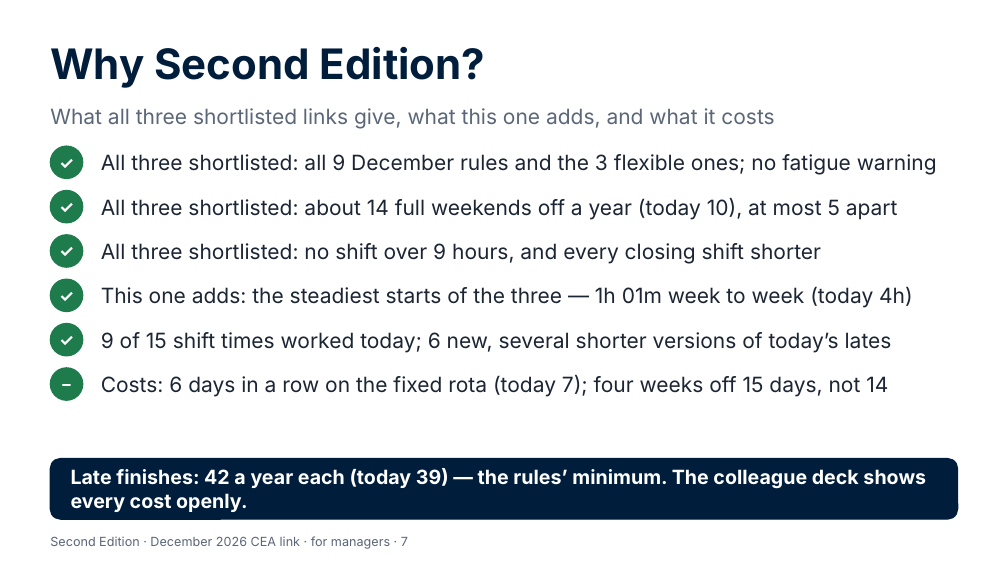
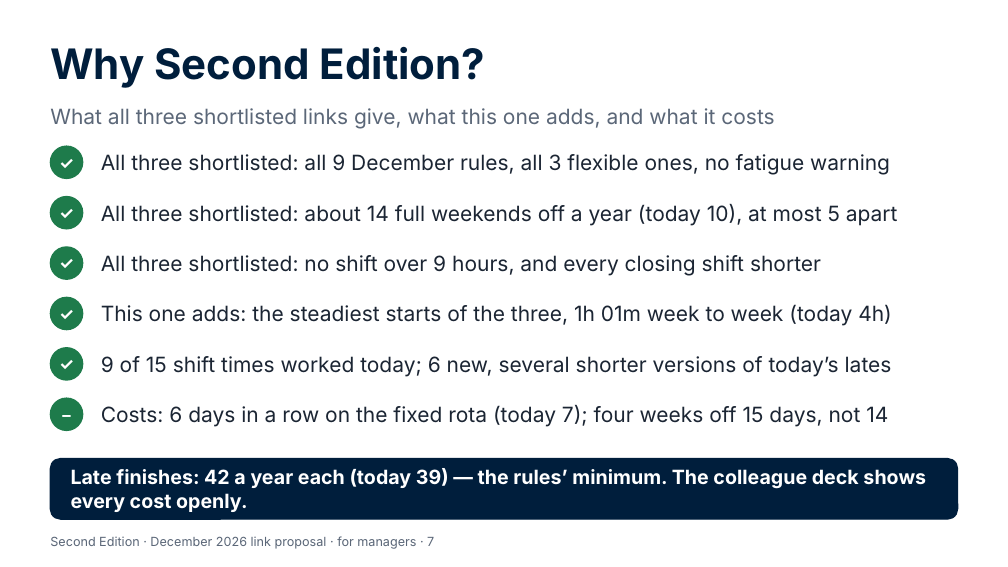
Before and after one commit to Garethdavidmiller/roster-app, a slide deck: slide 7 of docs/links-26/presentations/Second-Edition-for-managers.pptx. Drawn at 1008x567 pixels with LibreOffice and Linux fonts; fonts in the diff are those of the drawing. Boxes give left, top, right and bottom in pixels: in the first picture for what was removed or moved away, otherwise in the second. Text is boxed around its words. In the diff, an @@ line names an element or a change of style, - is before the commit and + after.

```diff
--- a/docs/links-26/presentations/Second-Edition-for-managers.pptx
+++ b/docs/links-26/presentations/Second-Edition-for-managers.pptx
@@ text at [101,154,890,175]: text changed @@
-All three shortlisted: all 9 December rules and the 3 flexible ones; no fatigue warning
+All three shortlisted: all 9 December rules, all 3 flexible ones, no fatigue warning
@@ 2 texts, 1 ellipse: place and size @@
-2 texts, 1 ellipse at [50,191,898,223]
+2 texts, 1 ellipse at [50,197,898,229]
@@ 2 texts, 1 ellipse: place and size @@
-2 texts, 1 ellipse at [50,235,821,267]
+2 texts, 1 ellipse at [50,247,821,279]
@@ ellipse: place and size @@
-ellipse at [50,279,83,311]
+ellipse at [50,297,83,330]
@@ text "✓": place and size @@
-text "✓" at [50,279,83,311]
+text "✓" at [50,297,83,330]
@@ text at [101,304,892,326]: text changed @@
-This one adds: the steadiest starts of the three — 1h 01m week to week (today 4h)
+This one adds: the steadiest starts of the three, 1h 01m week to week (today 4h)
@@ 2 texts, 1 ellipse: place and size @@
-2 texts, 1 ellipse at [50,324,892,356]
+2 texts, 1 ellipse at [50,348,892,380]
@@ 2 texts, 1 ellipse: place and size @@
-2 texts, 1 ellipse at [50,368,888,400]
+2 texts, 1 ellipse at [50,398,888,430]
@@ text at [50,536,434,549]: text changed @@
-Second Edition · December 2026 CEA link · for managers · 7
+Second Edition · December 2026 link proposal · for managers · 7
```
Also in this commit, not shown: 7 other slides changed, 17 other files.
